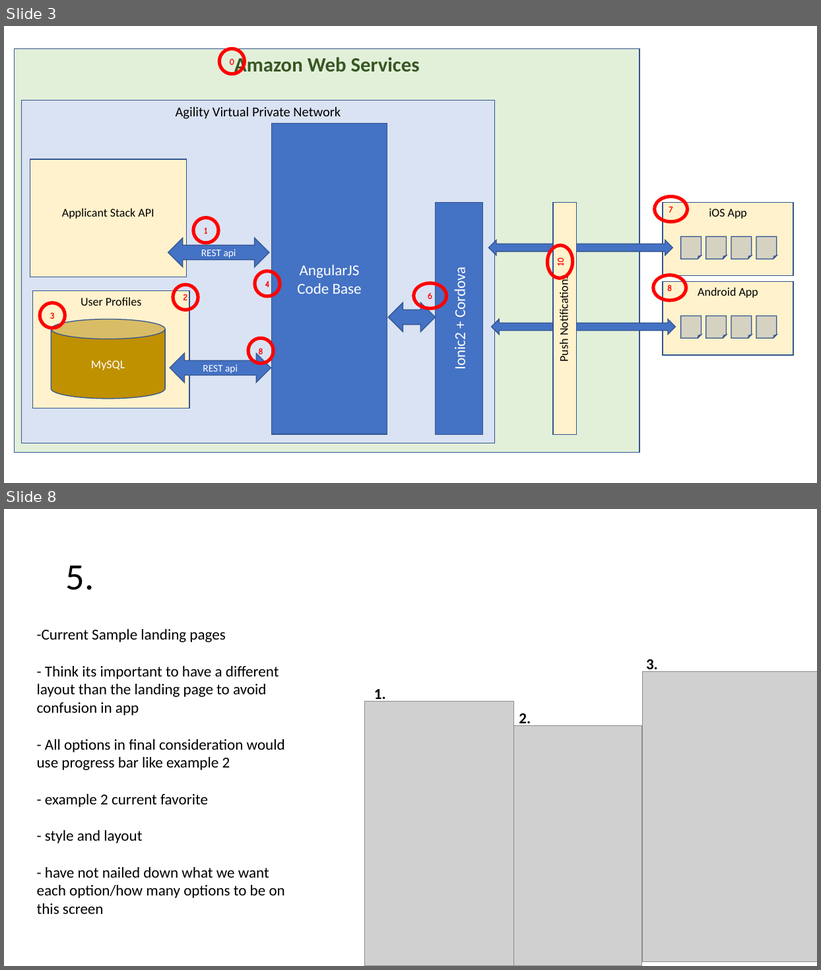
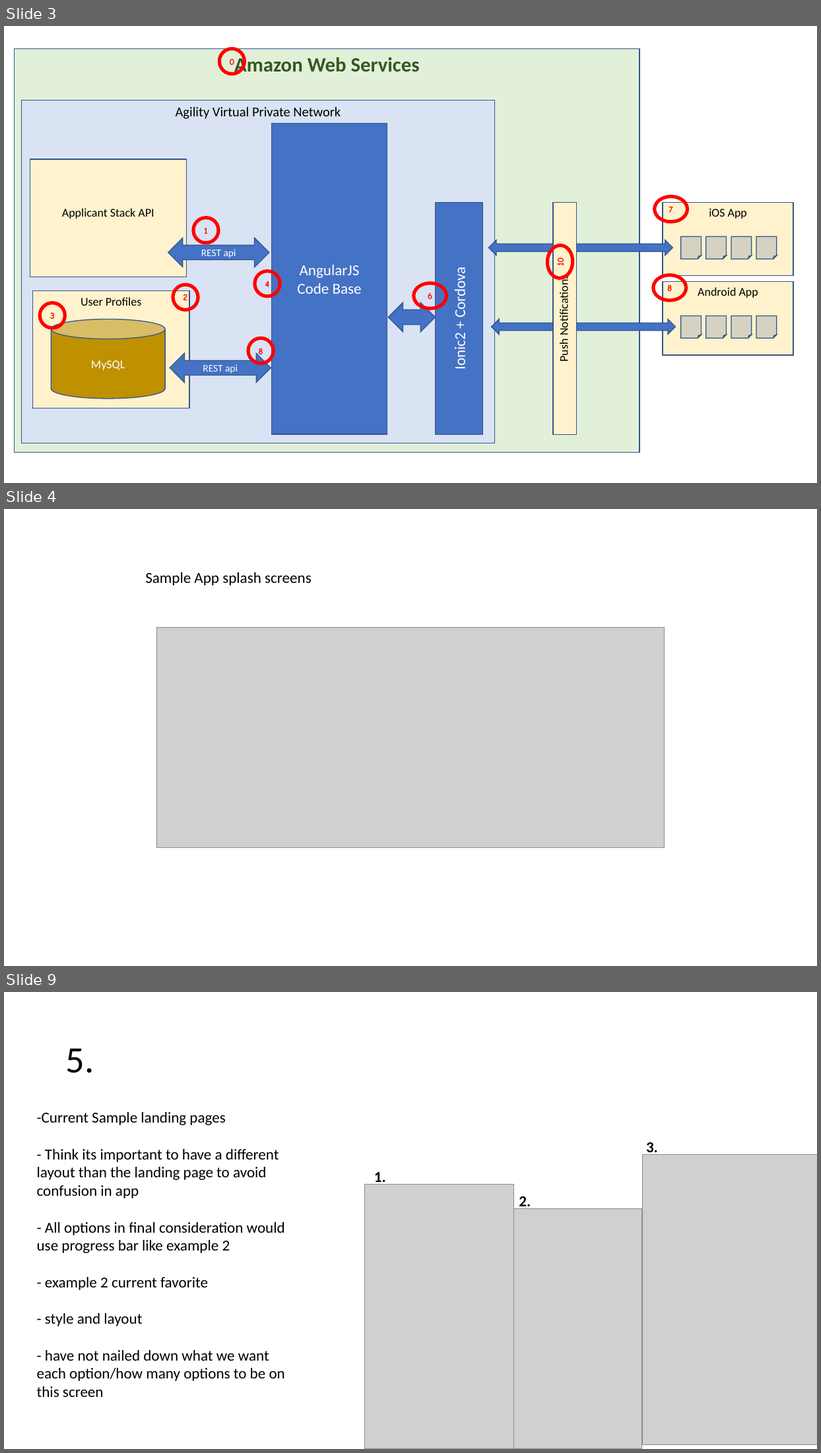
Before and after one commit to Agility360/AWS, a slide deck: frontend/app-design-screens.pptx. Shown one above the other, each under a label of ours: slides 3 and 8 before the commit, slides 3, 4 and 9 after it; the slides between them are not shown. The pictures are 821x970 and 821x1453 pixels, drawn with LibreOffice and Linux fonts; fonts in the diff are those of the drawing; grey boxes stand for pictures. Boxes give left, top, right and bottom in pixels: in the first picture for what was removed or moved away, otherwise in the second. Text is boxed around its words. In the diff, an @@ line names an element or a change of style, - is before the commit and + after.

```diff
--- a/frontend/app-design-screens.pptx
+++ b/frontend/app-design-screens.pptx
@@ slide 4 added at <box>4,509,817,966</box>, background #FFFFFF @@
@@ text added at <box>145,572,312,586</box>, 18 pt, text #000000 @@
+Sample App splash screens
@@ picture added at <box>156,627,665,848</box> @@
@@ what was slide 8 is now slide 9 @@
```
Also in this commit, not shown: 6 slides changed, 1 other file.
